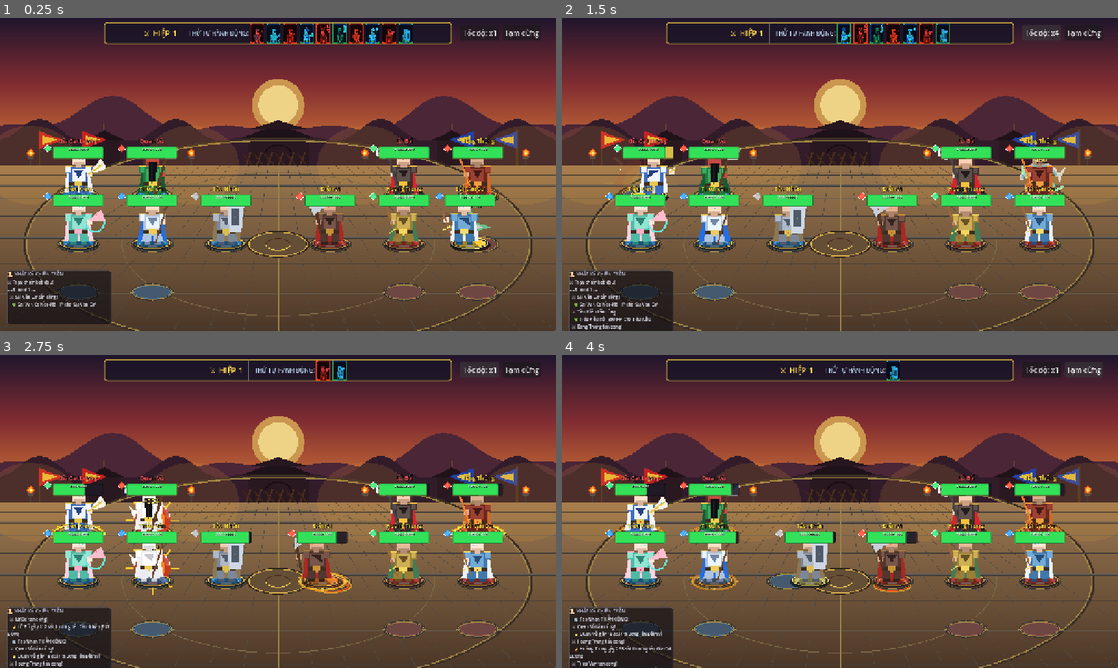
Above: before the commit, frames 1-4 (two rows, left to right).
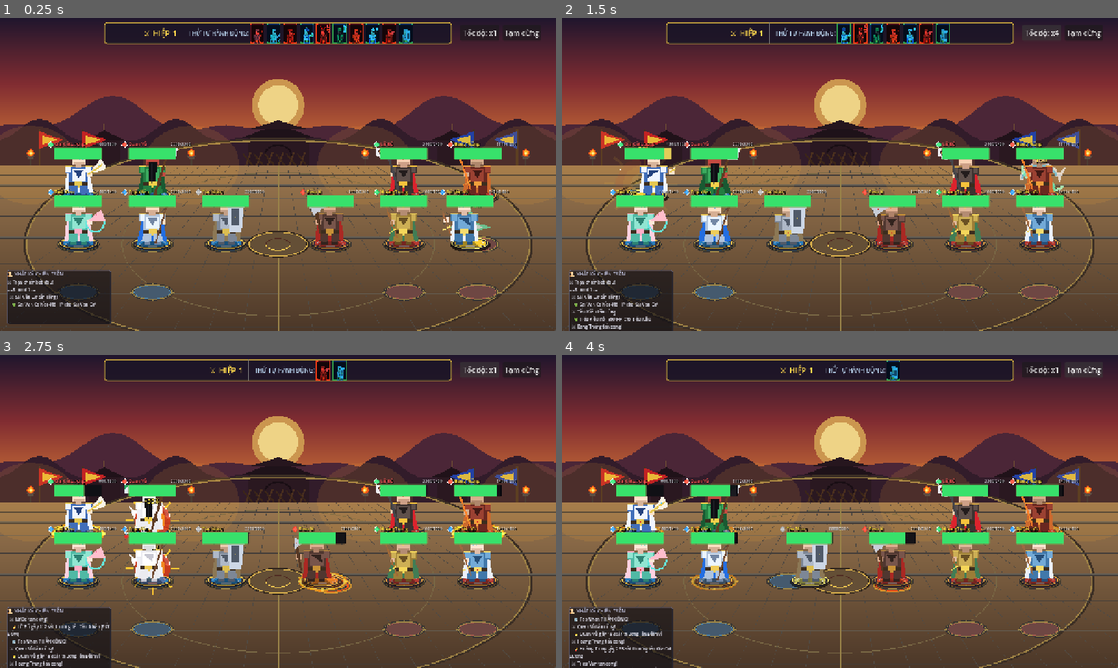
Above: after the commit, the same moments.

Repository: zonhanoz09/tamquoc3d
Game: Godot game, scene res://scenes/battle/BattleScene.tscn
The game is run twice, just before and just after one commit, with the same random seed, the same clock (stepped at 60 frames per second) and the same inputs.
Inputs:
- Up to frame 1 (0.25 s): no input
- Up to frame 2 (1.5 s): click "Tốc độ: x1" at 0.5 s; click "Tốc độ: x2" at 1.25 s
- Up to frame 3 (2.75 s): click "Tốc độ: x4" at 2 s
- Up to frame 4 (4 s): click "Tạm dừng" at 2.75 s; click "Tiếp tục" at 3.5 s

The runs differ from the first frame. In frame 1, 3.0% of the frame differs, in the area x 7-93%, y 38-61%; in frame 2, 3.0%; in frame 3, 2.9%; in frame 4, 3.0%.

Commit message:
feat: tinh chỉnh thanh máu dài thanh mảnh 108x4px, bố cục tên và số máu gọn gàng trên đầu nhân vật

Diff:
--- a/scripts/visual/HeroVisual.gd
+++ b/scripts/visual/HeroVisual.gd
@@ -85,16 +85,17 @@
 	sprite.z_index = 3
 	add_child(sprite)
 
-	# 5. Overhead UI (Thanh máu dài & tên tướng)
+	# 5. Overhead UI (Thanh máu dài thanh mảnh & tên tướng gọn gàng)
 	_build_overhead_ui()
 
 func _build_overhead_ui() -> void:
 	var overhead = Node2D.new()
-	overhead.position = Vector2(0, -114)
+	overhead.position = Vector2(0, -112)
 	overhead.z_index = 35
 	add_child(overhead)
 
-	# Element Icon
+	# ── LINE 1: HÀNG TÊN TƯỚNG & CHỈ SỐ MÁU (Gọn gàng đặt ngay trên thanh máu) ──
+	# Element Icon (Viên kim cương nguyên tố nhỏ gọn)
 	elem_icon = Sprite2D.new()
 	var elem_name = "neutral"
 	match battle_hero.data.element:
@@ -106,21 +107,21 @@
 	var e_tex = load("res://assets/sprites/ui/elem_%s.png" % elem_name)
 	if e_tex:
 		elem_icon.texture = e_tex
-	elem_icon.scale = Vector2(0.9, 0.9)
-	elem_icon.position = Vector2(-70, 4)
+	elem_icon.scale = Vector2(0.68, 0.68)
+	elem_icon.position = Vector2(-63, -7)
 	overhead.add_child(elem_icon)
 
-	# Name Label
+	# Name Label (Căn trái ngay trên thanh máu)
 	name_label = Label.new()
 	name_label.text = battle_hero.data.hero_name
-	name_label.horizontal_alignment = HORIZONTAL_ALIGNMENT_CENTER
-	name_label.position = Vector2(-60, -22)
-	name_label.size = Vector2(120, 18)
-	name_label.add_theme_font_size_override("font_size", 13)
+	name_label.horizontal_alignment = HORIZONTAL_ALIGNMENT_LEFT
+	name_label.position = Vector2(-54, -15)
+	name_label.size = Vector2(62, 14)
+	name_label.add_theme_font_size_override("font_size", 10)
 	name_label.add_theme_color_override("font_shadow_color", Color.BLACK)
 	name_label.add_theme_constant_override("shadow_offset_x", 1)
 	name_label.add_theme_constant_override("shadow_offset_y", 1)
-	name_label.add_theme_constant_override("shadow_outline_size", 2)
+	name_label.add_theme_constant_override("shadow_outline_size", 1)
 
 	var rarity_color = Color(0.85, 0.85, 0.9)
 	match battle_hero.data.rarity:
@@ -130,31 +131,46 @@
 	name_label.add_theme_color_override("font_color", rarity_color)
 	overhead.add_child(name_label)
 
-	# ── HP GHOST BAR (Vạch tụt máu trễ - dài 116px) ──
+	# HP Numeric Label (Căn phải tinh tế trên cùng dòng với tên tướng)
+	hp_label = Label.new()
+	hp_label.text = "%d/%d" % [battle_hero.stats.hp_current, battle_hero.stats.hp_max]
+	hp_label.horizontal_alignment = HORIZONTAL_ALIGNMENT_RIGHT
+	hp_label.position = Vector2(8, -15)
+	hp_label.size = Vector2(46, 14)
+	hp_label.add_theme_font_size_override("font_size", 9)
+	hp_label.add_theme_color_override("font_color", Color(0.9, 0.92, 0.95, 0.9))
+	hp_label.add_theme_color_override("font_shadow_color", Color.BLACK)
+	hp_label.add_theme_constant_override("shadow_outline_size", 1)
+	overhead.add_child(hp_label)
+
+	# ── LINE 2: THANH MÁU DÀI THANH MẢNH (Dài 108px, cao 4px, viền bóng thanh thoát) ──
+	# HP Ghost Bar (Vạch tụt máu trễ màu vàng sáng)
 	hp_ghost_bar = ProgressBar.new()
-	hp_ghost_bar.position = Vector2(-58, 0)
-	hp_ghost_bar.size = Vector2(116, 9)
+	hp_ghost_bar.position = Vector2(-54, 0)
+	hp_ghost_bar.size = Vector2(108, 4)
+	hp_ghost_bar.custom_minimum_size = Vector2(108, 4)
 	hp_ghost_bar.show_percentage = false
 	hp_ghost_bar.max_value = battle_hero.stats.hp_max
 	hp_ghost_bar.value = battle_hero.stats.hp_current
 
 	var sb_ghost_bg = StyleBoxFlat.new()
-	sb_ghost_bg.bg_color = Color(0.12, 0.1, 0.15, 0.9)
+	sb_ghost_bg.bg_color = Color(0.06, 0.06, 0.08, 0.95)
 	sb_ghost_bg.set_border_width_all(1)
-	sb_ghost_bg.border_color = Color(0.05, 0.05, 0.08)
-	sb_ghost_bg.set_corner_radius_all(2)
+	sb_ghost_bg.border_color = Color(0.02, 0.02, 0.04, 0.9)
+	sb_ghost_bg.set_corner_radius_all(1)
 	hp_ghost_bar.add_theme_stylebox_override("background", sb_ghost_bg)
 
 	var sb_ghost_fill = StyleBoxFlat.new()
-	sb_ghost_fill.bg_color = Color(0.95, 0.85, 0.3, 0.85)
-	sb_ghost_fill.set_corner_radius_all(2)
+	sb_ghost_fill.bg_color = Color(0.98, 0.88, 0.38, 0.9)
+	sb_ghost_fill.set_corner_radius_all(1)
 	hp_ghost_bar.add_theme_stylebox_override("fill", sb_ghost_fill)
 	overhead.add_child(hp_ghost_bar)
 
-	# ── HP MAIN BAR (Thanh máu chính - dài 116px) ──
+	# HP Main Bar (Thanh máu chính thanh mảnh)
 	hp_bar = ProgressBar.new()
-	hp_bar.position = Vector2(-58, 0)
-	hp_bar.size = Vector2(116, 9)
+	hp_bar.position = Vector2(-54, 0)
+	hp_bar.size = Vector2(108, 4)
+	hp_bar.custom_minimum_size = Vector2(108, 4)
 	hp_bar.show_percentage = false
 	hp_bar.max_value = battle_hero.stats.hp_max
 	hp_bar.value = battle_hero.stats.hp_current
@@ -163,29 +179,15 @@
 	hp_bar.add_theme_stylebox_override("background", sb_empty)
 
 	var sb_fill = StyleBoxFlat.new()
-	sb_fill.bg_color = Color(0.2, 0.88, 0.35)
-	sb_fill.set_border_width_all(1)
-	sb_fill.border_color = Color(0.1, 0.45, 0.2)
-	sb_fill.set_corner_radius_all(2)
+	sb_fill.bg_color = Color(0.22, 0.88, 0.42)
+	sb_fill.set_corner_radius_all(1)
 	hp_bar.add_theme_stylebox_override("fill", sb_fill)
 	overhead.add_child(hp_bar)
 
-	# HP Numeric Label ("2,450 / 2,800")
-	hp_label = Label.new()
-	hp_label.text = "%d/%d" % [battle_hero.stats.hp_current, battle_hero.stats.hp_max]
-	hp_label.horizontal_alignment = HORIZONTAL_ALIGNMENT_CENTER
-	hp_label.position = Vector2(-58, -1)
-	hp_label.size = Vector2(116, 11)
-	hp_label.add_theme_font_size_override("font_size", 9)
-	hp_label.add_theme_color_override("font_color", Color(1.0, 1.0, 1.0, 0.95))
-	hp_label.add_theme_color_override("font_shadow_color", Color(0, 0, 0, 0.9))
-	hp_label.add_theme_constant_override("shadow_outline_size", 1)
-	overhead.add_child(hp_label)
-
-	# Status Icons Row
+	# ── LINE 0: STATUS ICONS (Biểu tượng hiệu ứng trên cùng) ──
 	status_row = HBoxContainer.new()
-	status_row.position = Vector2(-58, -36)
-	status_row.size = Vector2(116, 14)
+	status_row.position = Vector2(-54, -28)
+	status_row.size = Vector2(108, 12)
 	status_row.alignment = BoxContainer.ALIGNMENT_CENTER
 	overhead.add_child(status_row)
 
@@ -235,11 +237,11 @@
 	var fill_style = hp_bar.get_theme_stylebox("fill") as StyleBoxFlat
 	if fill_style:
 		if hp_ratio > 0.5:
-			fill_style.bg_color = Color(0.2, 0.88, 0.35)
+			fill_style.bg_color = Color(0.22, 0.88, 0.42) # Xanh ngọc tươi sáng
 		elif hp_ratio > 0.25:
-			fill_style.bg_color = Color(0.95, 0.75, 0.15)
+			fill_style.bg_color = Color(0.96, 0.76, 0.16) # Vàng cam
 		else:
-			fill_style.bg_color = Color(0.95, 0.22, 0.22)
+			fill_style.bg_color = Color(0.96, 0.24, 0.24) # Đỏ thẫm nguy cấp
 
 	# Smooth HP transition with Trailing Ghost Bar
 	if animate:
